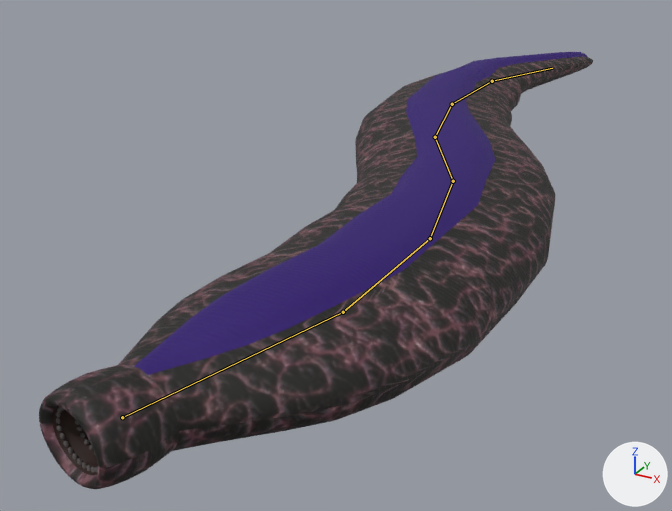
Renders of the Blender file 테스트용 3D모델/블렌더 파일/Leech.blend from each side of a commit.
Rendered twice from a 50 mm camera at (5.11, -14.18, 4.71) aimed at (-1.66, -1.87, -1.45). Lighting does not change. The marker at lower right points along +X, +Y and +Z. The picture after the commit comes second. Both versions are drawn at frame 10 of the action 'ArmatureAction'; the numbers are the values there. The bones that bend it are drawn over the model as lines.
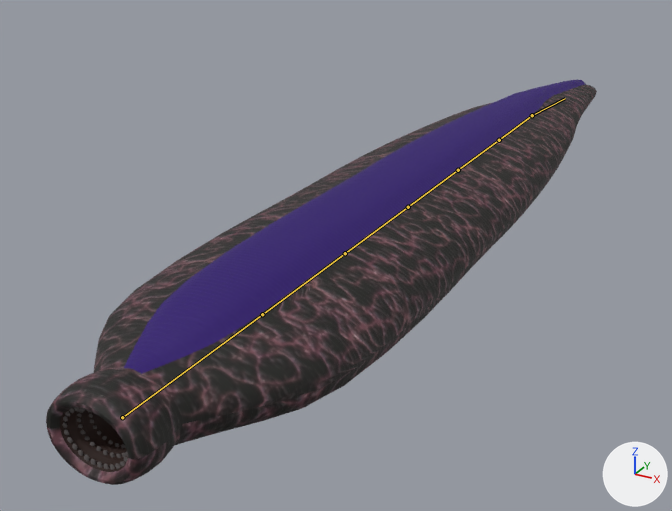
Where the change shows, as pixel boxes [x1, y1, x2, y2] in the pictures (672 x 511 px):
'Cylinder', posed (7% shorter)
    before: [39, 52, 593, 489]
    after: [46, 80, 597, 485]
bone 'Bone', root to tip
    before: (122, 417) to (343, 312)
    after: (122, 417) to (262, 314)
bone 'Bone.001', root to tip
    before: (343, 312) to (430, 238)
    after: (262, 314) to (345, 253)
bone 'Bone.002', root to tip
    before: (430, 238) to (453, 181)
    after: (345, 253) to (408, 207)
bone 'Bone.003', root to tip
    before: (453, 181) to (435, 137)
    after: (408, 207) to (458, 170)
bone 'Bone.004', root to tip
    before: (435, 137) to (452, 104)
    after: (458, 170) to (499, 140)
bone 'Bone.005', root to tip
    before: (452, 104) to (492, 81)
    after: (499, 140) to (532, 115)
bone 'Bone.006', root to tip
    before: (492, 81) to (552, 68)
    after: (532, 115) to (565, 98)

Patch to the scene script:
```diff
--- a/테스트용 3D모델/블렌더 파일/Leech.blend.py
+++ b/테스트용 3D모델/블렌더 파일/Leech.blend.py
@@ bone_bone @@
 bone_bone = bpy.data.objects['Armature'].pose.bones['Bone']
-bone_bone.rotation_quaternion = (0.991, 0.0, 0.0, -0.131)  # degrees (0, 0, -15)
-bone_bone.scale = (1.0, 1.0, 1.0)
+bone_bone.rotation_quaternion = (1.0, 0.0, 0.0, 0.0)  # degrees (0, 0, 0)
+bone_bone.scale = (1.0, 0.8, 1.0)
@@ bone_bone_001 @@
 bone_bone_001 = bpy.data.objects['Armature'].pose.bones['Bone.001']  # child of 'Bone'
-bone_bone_001.rotation_quaternion = (0.991, 0.0, 0.0, 0.131)  # degrees (0, 0, 15)
+bone_bone_001.rotation_quaternion = (1.0, 0.0, 0.0, 0.0)  # degrees (0, 0, 0)
@@ bone_bone_002 @@
 bone_bone_002 = bpy.data.objects['Armature'].pose.bones['Bone.002']  # child of 'Bone.001'
-bone_bone_002.rotation_quaternion = (0.991, 0.0, 0.0, 0.131)  # degrees (0, 0, 15)
+bone_bone_002.rotation_quaternion = (1.0, 0.0, 0.0, 0.0)  # degrees (0, 0, 0)
@@ bone_bone_003 @@
 bone_bone_003 = bpy.data.objects['Armature'].pose.bones['Bone.003']  # child of 'Bone.002'
-bone_bone_003.rotation_quaternion = (0.991, 0.0, 0.0, 0.131)  # degrees (0, 0, 15)
+bone_bone_003.rotation_quaternion = (1.0, 0.0, 0.0, 0.0)  # degrees (0, 0, 0)
@@ bone_bone_004 @@
 bone_bone_004 = bpy.data.objects['Armature'].pose.bones['Bone.004']  # child of 'Bone.003'
-bone_bone_004.rotation_quaternion = (0.991, 0.0, 0.0, -0.131)  # degrees (0, 0, -15)
+bone_bone_004.rotation_quaternion = (1.0, 0.0, 0.0, 0.0)  # degrees (0, 0, 0)
@@ bone_bone_005 @@
 bone_bone_005 = bpy.data.objects['Armature'].pose.bones['Bone.005']  # child of 'Bone.004'
-bone_bone_005.rotation_quaternion = (0.991, 0.0, 0.0, -0.131)  # degrees (0, 0, -15)
+bone_bone_005.rotation_quaternion = (1.0, 0.0, 0.0, 0.0)  # degrees (0, 0, 0)
@@ bone_bone_006 @@
 bone_bone_006 = bpy.data.objects['Armature'].pose.bones['Bone.006']  # child of 'Bone.005'
-bone_bone_006.rotation_quaternion = (0.984, -0.023, -0.076, -0.157)  # degrees (-1, -9, -18)
+bone_bone_006.rotation_quaternion = (0.996, -0.013, -0.079, -0.027)  # degrees (-1, -9, -3)
```
